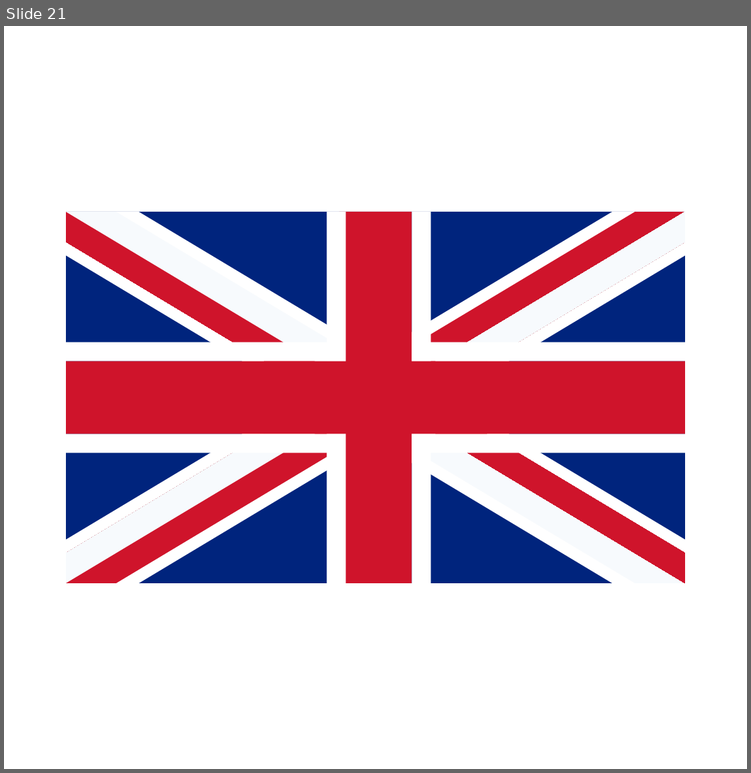
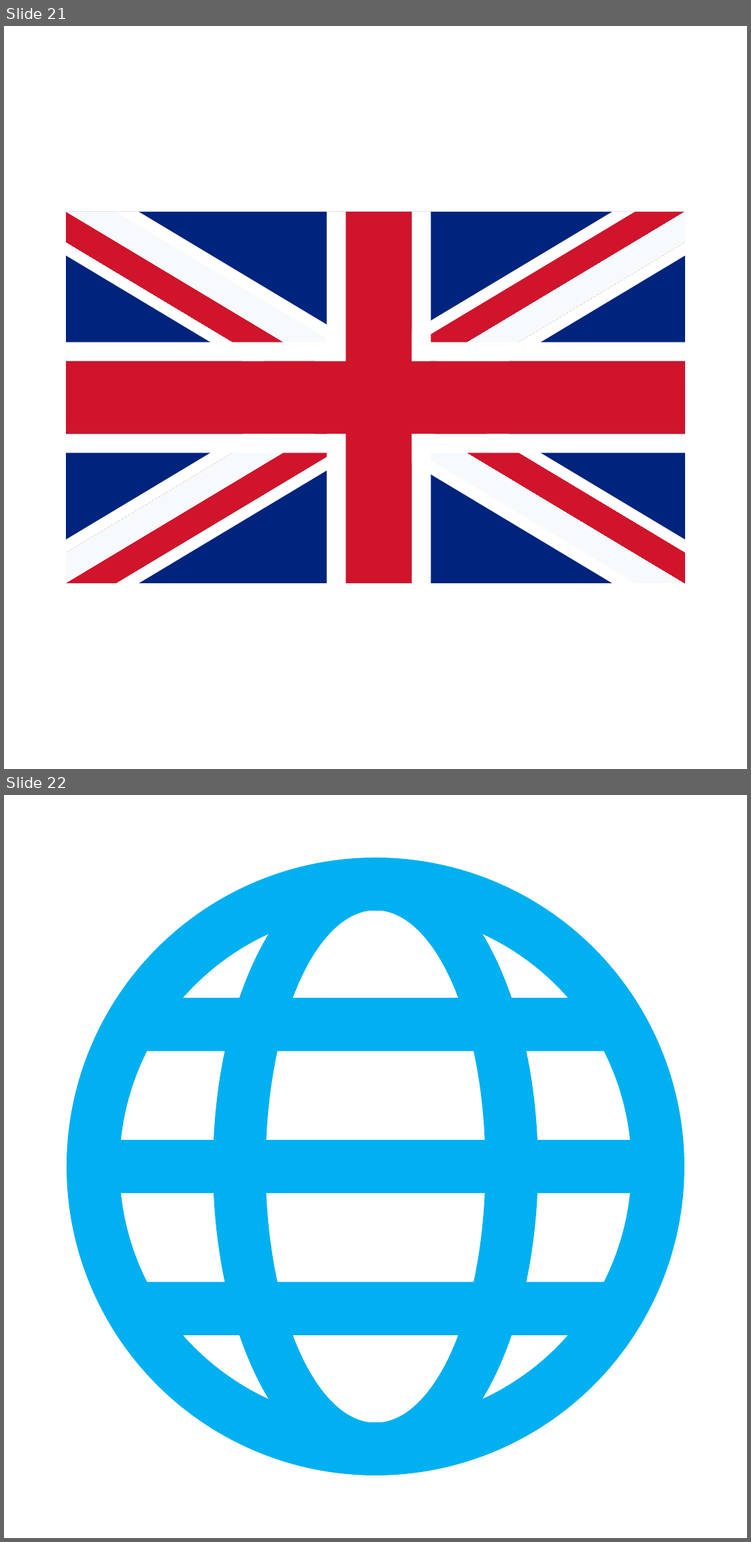
Before and after one commit to alisopp/KaraokeMusicVideoManager, a slide deck: ImageResources/ProjectFiles/menu.pptx. Shown one above the other, each under a label of ours: slide 21 before the commit, slides 21 and 22 after it. The pictures are 751x773 and 751x1542 pixels, drawn with LibreOffice and Linux fonts; fonts in the diff are those of the drawing. Boxes give left, top, right and bottom in pixels: in the first picture for what was removed or moved away, otherwise in the second. Text is boxed around its words. In the diff, an @@ line names an element or a change of style, - is before the commit and + after.

```diff
--- a/ImageResources/ProjectFiles/menu.pptx
+++ b/ImageResources/ProjectFiles/menu.pptx
@@ slide 22 added at (x1=4, y1=795, x2=747, y2=1538), background #FFFFFF @@
@@ donut added at (x1=67, y1=858, x2=684, y2=1475), fill #00B0F0 @@
@@ donut added at (x1=213, y1=858, x2=538, y2=1475), fill #00B0F0 @@
@@ rectangle added at (x1=137, y1=998, x2=614, y2=1051), fill #00B0F0 @@
@@ rectangle added at (x1=85, y1=1139, x2=666, y2=1193), fill #00B0F0 @@
@@ rectangle added at (x1=137, y1=1282, x2=614, y2=1335), fill #00B0F0 @@
```
Also in this commit, not shown: 23 other files.
